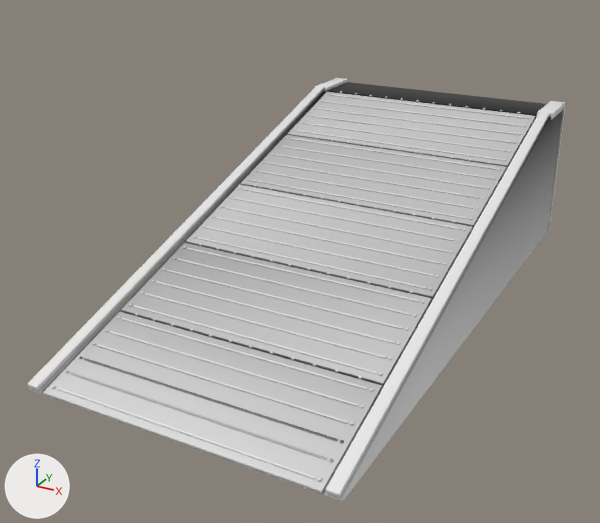
The glTF model battlebots/assets/models/woodland/jump_ramp.gltf: old version first, new version second.
One viewpoint serves both versions: a 50 mm camera at (9.27, -19.37, 9.75) aimed at (-0.56, -1.48, 0.81). Lighting does not change. The marker at lower left points along +X, +Y and +Z. The older version comes first. Vertices at exactly the same position are counted once.

Script lines for the objects in view, before the commit:
```python
me_cube_041 = bpy.data.meshes.new('Cube.041')
me_cube_041.from_pydata(...)  # 6140 vertices, 11516 faces; spans x -4.1..4.1, y -8.2..7.6, z -0.6..3.8
# faces by material slot: [7824, 332, 3240, 60, 60]
me_cube_041.materials.append(mat_steel)
me_cube_041.materials.append(mat_concrete)
me_cube_041.materials.append(mat_rust)
me_cube_041.materials.append(mat_hazard)
me_cube_041.materials.append(mat_slot)
ob_jump_ramp = bpy.data.objects.new('jump_ramp', me_cube_041)
ob_jump_ramp.location = (0.0, 0.0, 0.0)
```
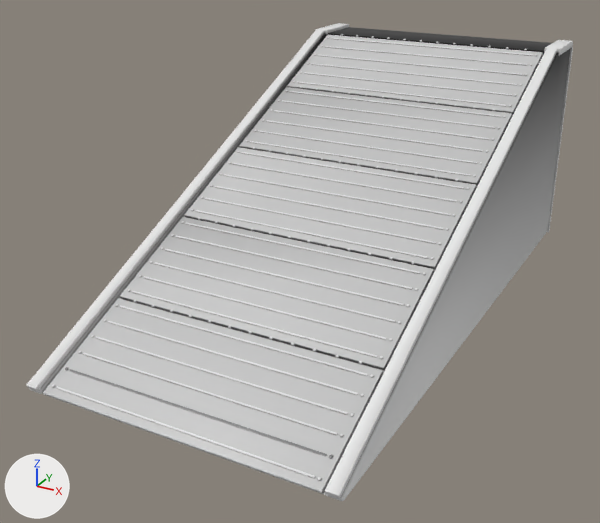
Pixel boxes [x1, y1, x2, y2] of what changed, in the pictures (600 x 523 px; the box of a moved part takes in the faces that stretch with it):
'jump_ramp', reshaped (13% taller): before [27, 78, 565, 501]; after [27, 23, 573, 501]
part 1 of me_cube_041, moved or reshaped: before [327, 82, 546, 117]; after [328, 27, 552, 54]
part 2 of me_cube_041, moved or reshaped: before [121, 243, 432, 385]; after [120, 217, 434, 370]
part 3 of me_cube_041, moved or reshaped: before [31, 78, 565, 493]; after [27, 23, 573, 495]
part 4 of me_cube_041, recoloured: before [28, 86, 564, 499]; after [27, 29, 572, 499]

What the commit changed:
me_cube_041 is used by ob_jump_ramp; location (0.0, 0.0, 0.0).
me_cube_041 had 6140 vertices, 11516 faces and spanned x -4.1..4.1, y -8.2..7.6, z -0.6..3.8.
me_cube_041 now has 6140 vertices, 11516 faces and spans x -4.1..4.1, y -8.2..7.6, z -0.6..5.7.
me_cube_041 part 1: the loose piece of 56 vertices spanning x -3.6..3.6, y 5.9..7.5, z 3.6..3.7 is moved by (0.0, 0.0, 1.9).
me_cube_041 part 2: the loose piece of 56 vertices spanning x -3.5..3.5, y -5.3..-2.5, z 0.3..1.2 is scaled about its middle by (1, 1, 1.45), then moved by (0.0, 0.0, 0.6).
me_cube_041 part 3: 5102 of 6140 vertices moved; they spanned x -4.1..4.1, y -7.9..7.6, z -0.6..3.8 and now span x -4.1..4.1, y -7.9..7.6, z -0.6..5.7; mean shift (0.0, 0.0, 1.2); largest move (-3.0, 5.9, 3.7) -> (-3.0, 5.9, 5.6).
me_cube_041 part 4: 2386 kept faces spanning x -4.0..4.0, y -8.2..7.6, z -0.6..5.7 get new vertex colours; the middle colour goes from grey #a6a6a6 to grey #a7a7a7.
Other edits to the shape of me_cube_041 do not show in these pictures.
